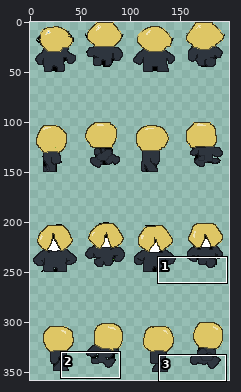
One commit to this sprite sheet: images/EnemyChar2.png. The picture above shows the old version from afar; the outline marks the close-up.
Close-up. The starting point:
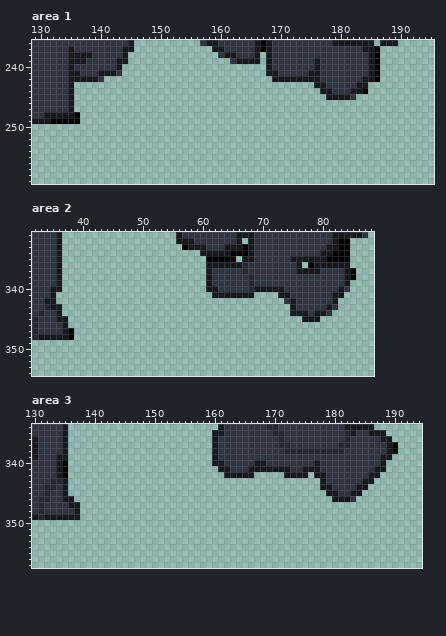
The file is 400x400 pixels. Pixels under 10% opacity are left out. Colours within 5 levels of each other are drawn and written as one. Shown: area 1: x 129..195, y 236..259; area 2: x 32..88, y 331..354; area 3: x 130..194, y 334..357. The wide view leaves out empty margins. The commit also changed other parts of the picture, which this record leaves out.
After:
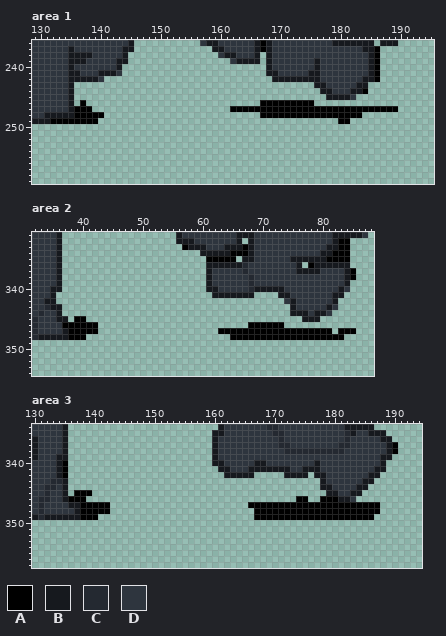
Palette (. is transparent): A #000000  B #16191e  C #242931  D #2e353e
Change:
Area 1:
y 246: x 137 . -> A; x 167..175 ......... -> AAAAAAAAA
y 247: x 136..138 ... -> AAA; x 162..189 ............................ -> AAAAAAAAAAAAAAAAAAAAAAAAAAAA
y 248: x 137..140 .... -> AAAA; x 167..183 ................. -> AAAAAAAAAAAAAAAAA
y 249: x 137..139 ... -> AAA; x 180..181 .. -> AA
Area 2:
y 345: x 39..40 .. -> AA
y 346: x 37..42 B..... -> AAAAAA; x 68..73 ...... -> AAAAAA
y 347: x 39..42 .... -> AAAA; x 63..81 ................... -> AAAAAAAAAAAAAAAAAAA; x 83..85 ... -> AAA
y 348: x 39..40 .. -> AA; x 65..83 ................... -> AAAAAAAAAAAAAAAAAAA
Area 3:
y 345: x 137..139 ... -> AAA
y 346: x 136..138 B.. -> AAA; x 174..175 .. -> AA; x 178..180 ..B -> AAA
y 347: x 138..142 ..... -> AAAAA; x 166..187 ...................... -> AAAAAAAAAAAAAAAAAAAAAA
y 348: x 138..142 ..... -> AAAAA; x 167..187 ..................... -> AAAAAAAAAAAAAAAAAAAAA
y 349: x 138..140 ... -> AAA; x 167..186 .................... -> AAAAAAAAAAAAAAAAAAAA
Where, in picture pixels (left, top, right, bottom), the same in both close-ups:
added: (74, 100, 104, 124)
added: (230, 100, 398, 124)
changed: (62, 316, 98, 340)
added: (218, 322, 356, 340)
changed: (68, 490, 110, 520)
changed: (248, 496, 380, 520)
